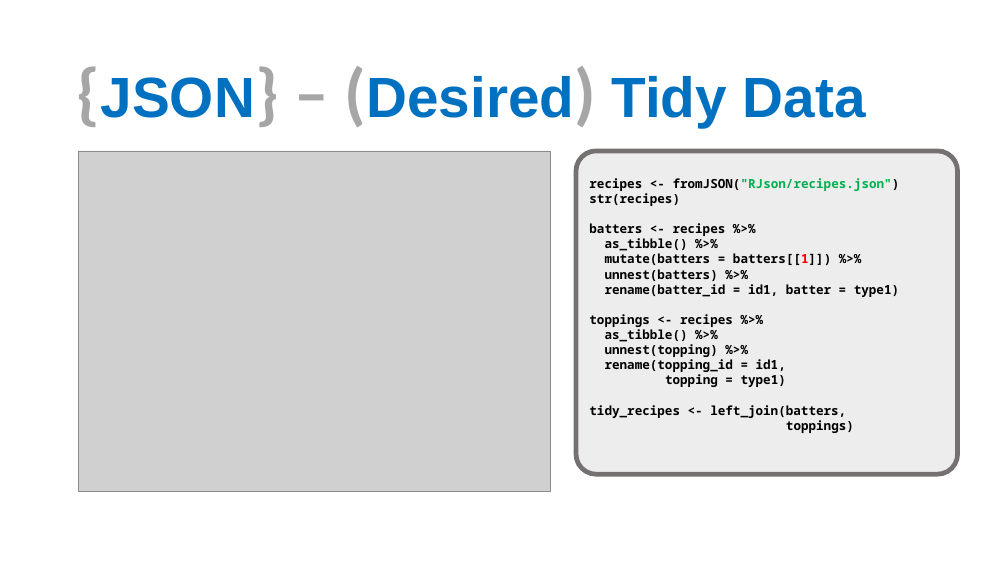
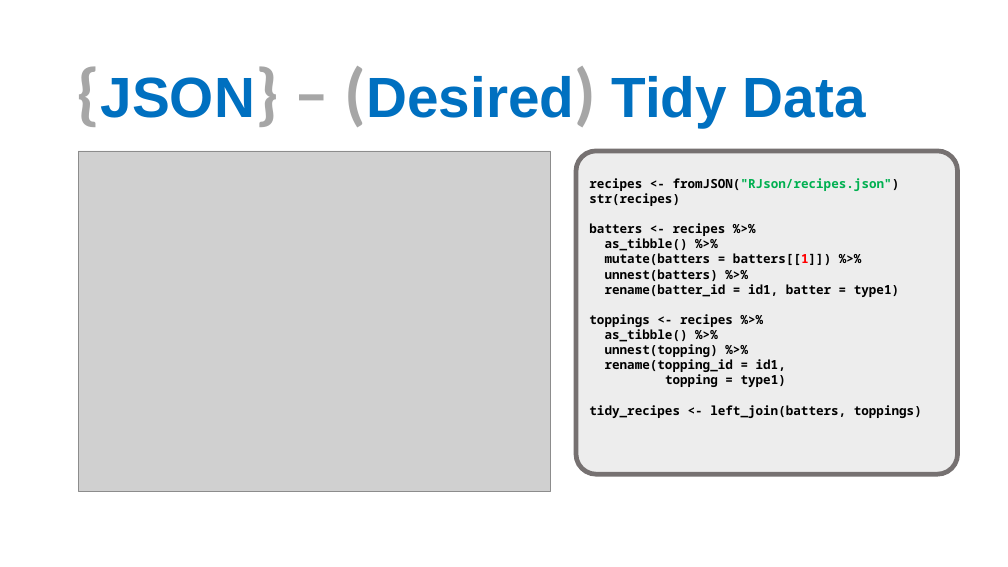
Before and after one commit to aephidayatuloh/basic_r_json, a slide deck: slide 26 of Introduction To R & JSON.pptx (slide 25 before the commit). Drawn at 1008x567 pixels with LibreOffice and Linux fonts; fonts in the diff are those of the drawing; grey boxes stand for pictures; background and template pictures are left out. Boxes give left, top, right and bottom in pixels: in the first picture for what was removed or moved away, otherwise in the second. Text is boxed around its words. In the diff, an @@ line names an element or a change of style, - is before the commit and + after.

```diff
--- a/Introduction To R & JSON.pptx
+++ b/Introduction To R & JSON.pptx
@@ text in rounded rectangle at <box>589,405,922,418</box>: text changed @@
-tidy_recipes <- left_join(batters,
-toppings)
+tidy_recipes <- left_join(batters, toppings)
```
Also in this commit, not shown: 4 other slides changed, 1 slide added.
